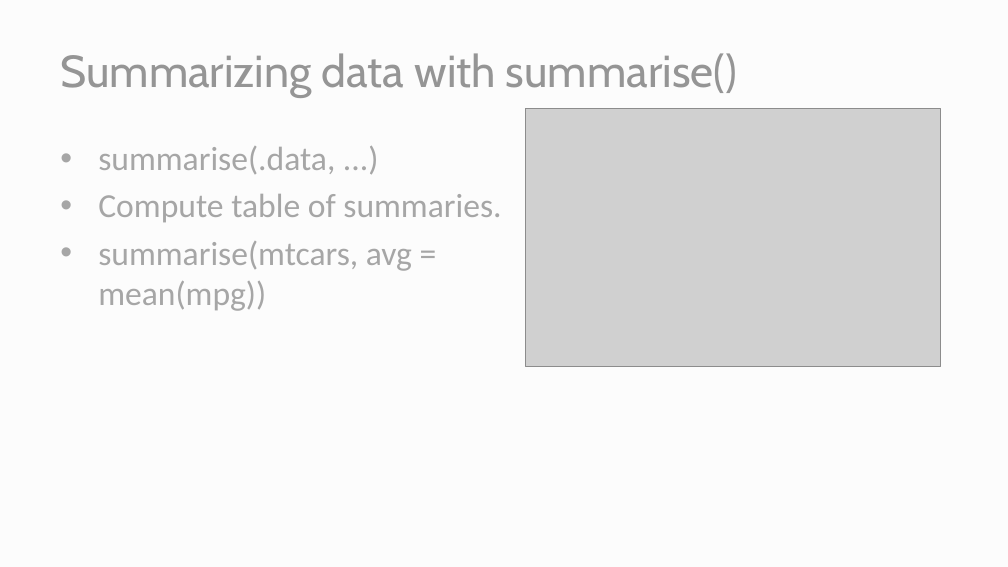
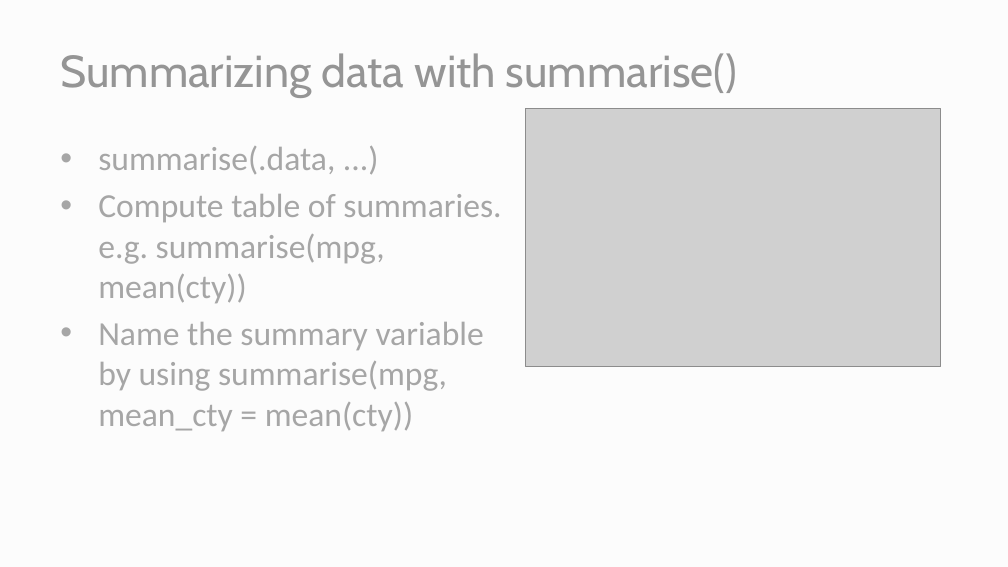
Before and after one commit to aweimann/floto-lab-learning-bioinformatics, a slide deck: slide 11 of docs/presentations/data_transformations.pptx. Drawn at 1008x567 pixels with LibreOffice and Linux fonts; fonts in the diff are those of the drawing; grey boxes stand for pictures. Boxes give left, top, right and bottom in pixels: in the first picture for what was removed or moved away, otherwise in the second. Text is boxed around its words. In the diff, an @@ line names an element or a change of style, - is before the commit and + after.

```diff
--- a/docs/presentations/data_transformations.pptx
+++ b/docs/presentations/data_transformations.pptx
@@ text at [98,194,501,431]: text changed @@
-• Compute table of summaries.
-• summarise(mtcars, avg = mean(mpg))
+• Compute table of summaries.
+  e.g. summarise(mpg, mean(cty))
+• Name the summary variable by using summarise(mpg, mean_cty = mean(cty))
```
Also in this commit, not shown: 8 other slides changed, 36 other files.
